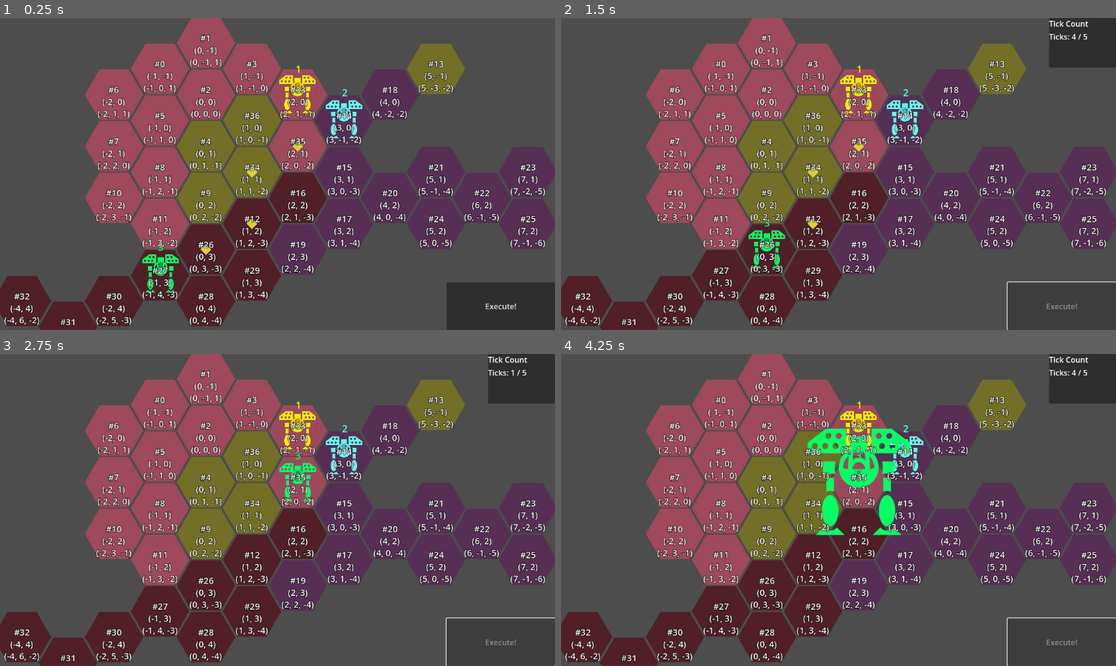
Above: before the commit, frames 1-4 (two rows, left to right).
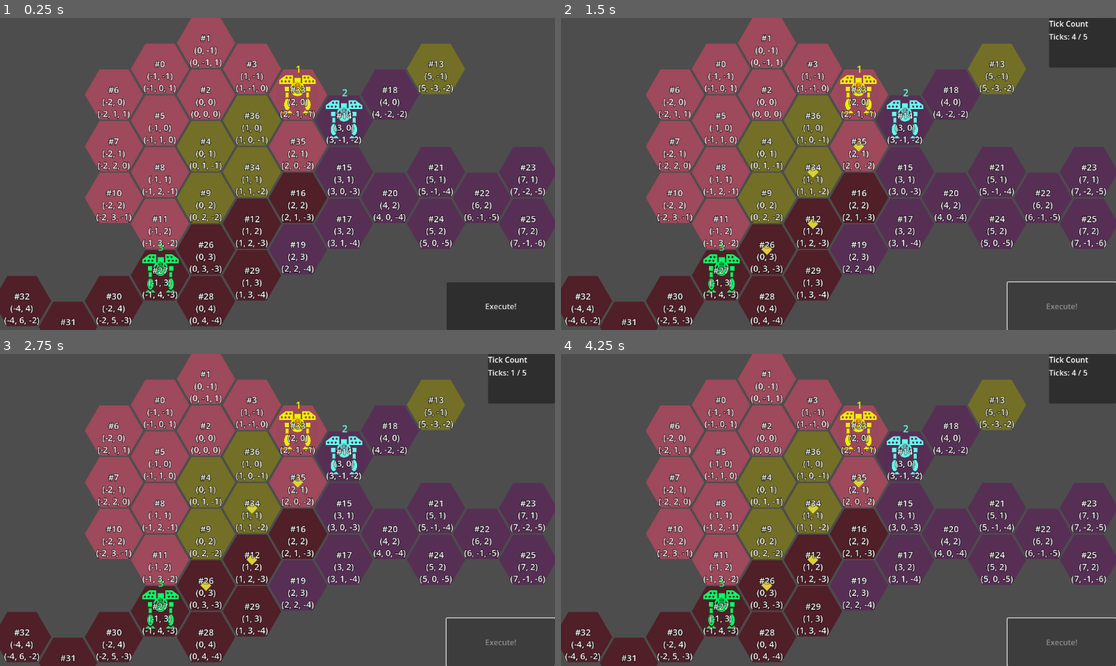
Above: after the commit, the same moments.

Repository: ArokhSlade/confetticore
Game: Godot game, scene res://game/game.tscn
Same seed, same stepped clock (60 frames per second), same inputs: the game is played once before the commit and once after it.
Inputs (mouse positions are in pixels of both pictures, inside the frame that each line leads up to):
- Up to frame 1 (0.25 s): no input
- Up to frame 2 (1.5 s): click "Execute!" at 0.5 s; move the mouse to (960, 158) at 1.27 s; press the mouse at (960, 158) at 1.28 s
- Up to frame 3 (2.75 s): tap Enter at 2 s; move the mouse to (166, 525) at 2.02 s; release the mouse at (166, 525) at 2.03 s; right-click (166, 525) at 2.1 s; click (166, 525) at 2.17 s
- Up to frame 4 (4.25 s): move the mouse to (894, 441) at 2.77 s; press the mouse at (894, 441) at 2.78 s; release the mouse at (894, 441) at 3.5 s; click "Execute!" at 3.5 s

The runs differ from the first frame. In frame 1, 0.1% of the frame differs, in the area x 36-55%, y 39-76%; in frame 2, 0.7%; in frame 3, 0.8%; in frame 4, 2.8%, in the area x 25-63%, y 23-88%.

Commit message:
prototype new order-plan-action system for mechs

Diff:
--- a/mech/mech.gd
+++ b/mech/mech.gd
@@ -11,7 +11,7 @@
 
 @onready var idle_state = $States/Idle
 @onready var moving_state = $States/Moving
-@onready var attack_state = $States/Attacking
+@onready var attacking_state = $States/Attacking
 @onready var dead_state = $States/Dead
 
 @export var pilot : Pilot
@@ -24,6 +24,8 @@
 var state : MechState
 var path : Path
 var hex_map : HexMap
+var order : Order
+var plan : Plan
 
 var combat_target : Mech
 
@@ -34,14 +36,86 @@
 	hex_map = in_hex_map
 	path_finder.setup(hex_map)
 
+func start_execution():
+	reset_action_memory()
+	update_plan()
+
+#TODO(ArokhSlade, 2025 08 18): delete these parameters
+func reset_action_memory():
+	combat_target = null
+	path = null
+
+#TODO:delete
+func stop_execution():
+	pass
+
 func execute_tick():
+	var action : Action = decide_next_action()
+	var target_state = state
+	match(action):
+		Action.IDLE:
+			target_state = idle_state
+		Action.MOVE:
+			target_state = moving_state
+		Action.ATTACK:
+			target_state = attacking_state
+	state.check_transition(target_state)
 	state.execute_tick()
 
-func is_dead():
-	assert(state == dead_state or hp > 0)
-	return hp <= 0
+func update_order(in_order:Order):
+	order = in_order
 
-func move_step():
+func update_plan():
+	if order == null:
+		order = Order.new()
+		order.type = Order.Type.NONE
+	match order.type:
+		Order.Type.ATTACK:
+			plan = make_attack_plan(order.attack_target)
+		Order.Type.MOVE:
+			plan = make_move_plan(order.move_target)
+		_:
+			plan = Plan.new()
+
+class Plan:
+	pass
+
+class AttackPlan extends Plan:
+	var target : Mech
+	var path : Path
+
+enum Action {
+	NONE,
+	MOVE,
+	ATTACK,
+	IDLE
+}
+
+func make_attack_plan(enemy : Mech):
+
+	var enemy_cube = hex_map.get_cube_coords(enemy)
+	var path = path_finder.compute_path(enemy_cube)
+	if path.back.cube_coords == enemy_cube:
+		path.pop_back()
+
+	var attack_plan = AttackPlan.new()
+
+	attack_plan.target = enemy
+	attack_plan.path = path
+
+	return attack_plan
+
+
+class MovePlan extends Plan:
+	var path : Path
+
+func make_move_plan(target_hex):
+	var path = path_finder.compute_path_to_hex(target_hex)
+	var move_plan = MovePlan.new()
+	move_plan.path = path
+	return move_plan
+
+func move():
 	if not path.is_empty():
 		var old_hex = hex_map.global_to_hex(global_position)
 		var new_hex = path.pop_front()
@@ -49,9 +123,36 @@
 		global_position = new_position
 		hex_map.move_occupant(self, old_hex, new_hex)
 
-func attack(target):
-	assert(target != null)
-	assert(distance_to(target) <= attack_range)
+func decide_next_action():
+	var action = Action.NONE
+	if plan is MovePlan:
+		path = plan.path
+		if path == null or path.is_empty():
+			action = Action.IDLE
+		#TODO(ArokhSlade, 2025 09 18): delete?
+		#elif combat_target != null and distance_to(combat_target) <= attack_range:
+			#action = Action.ATTACK
+		else:
+			var front_hex = path.front
+			if front_hex.is_occupied():
+				action = Action.IDLE
+			else:
+				action = Action.MOVE
+	elif plan is AttackPlan:
+		combat_target = plan.target
+		if combat_target == null or combat_target.is_dead():
+			action = Action.IDLE
+		elif distance_to(combat_target) > attack_range:
+			print_debug("combat target out of range")
+			action = Action.IDLE
+		else:
+			action = Action.ATTACK
+
+	return action
+
+func attack():
+	assert(combat_target != null)
+	assert(distance_to(combat_target) <= attack_range)
 	$AnimationPlayer.play("attack")
 	combat_target.modify_hp(-damage)
 
@@ -64,28 +165,7 @@
 func die():
 	state.die()
 
-func wait_step():
-	pass
-
-#TODO(ArokhSlade, 2025 09 11):
-# this looks like transition logic of the planning state
-func start_execution():
-	state.start_execution()
-
-func stop_execution():
-	pass
-
-func update_order(order:Order):
-	match order.type:
-		Order.Type.ATTACK:
-			plan_attack(order.attack_target)
-		Order.Type.MOVE:
-			plan_move(order.move_target)
-
-func plan_attack(enemy : Mech):
-	var enemy_cube = hex_map.get_cube_coords(enemy)
-	path_next_to(enemy_cube)
-	combat_target = enemy
+func idle():
 	pass
 
 func path_next_to(enemy_cube):
@@ -93,9 +173,9 @@
 	if path.back.cube_coords == enemy_cube:
 		path.pop_back()
 
-func plan_move(target_hex):
-	path = path_finder.compute_path_to_hex(target_hex)
-	combat_target = null
-
 func distance_to(target_node2d):
 	return hex_map.distance_node2d(self, target_node2d)
+
+func is_dead():
+	assert(state == dead_state or hp > 0)
+	return hp <= 0
--- a/mech/states/attacking.gd
+++ b/mech/states/attacking.gd
@@ -1,11 +1,4 @@
 extends MechState
 
 func execute_tick():
-	if mech.combat_target == null or mech.combat_target.is_dead():
-		check_transition(mech.idle_state)
-	elif mech.distance_to(mech.combat_target) > mech.attack_range:
-		print_debug("combat target out of range")
-		check_transition(mech.idle_state)
-	else:
-		mech.attack(mech.combat_target)
-		check_transition(mech.idle_state)
+	mech.attack()
--- a/mech/states/idle.gd
+++ b/mech/states/idle.gd
@@ -1,3 +1,4 @@
 extends MechState
 
-# does nothing special
+func execute_tick():
+	mech.idle()
--- a/mech/states/mech_state.gd
+++ b/mech/states/mech_state.gd
@@ -25,14 +25,5 @@
 func exit():
 	pass
 
-func start_execution():
-	if mech.combat_target != null:
-		if mech.distance_to(mech.combat_target) <= mech.attack_range:
-			check_transition(mech.attack_state)
-		else:
-			check_transition(mech.moving_state)
-	else:
-		check_transition(mech.moving_state)
-
 func die():
 	check_transition(mech.dead_state)
--- a/mech/states/moving.gd
+++ b/mech/states/moving.gd
@@ -1,13 +1,4 @@
 extends MechState
 
 func execute_tick():
-	if mech.path == null or mech.path.is_empty():
-		check_transition(mech.idle_state)
-	elif mech.combat_target != null and mech.distance_to(mech.combat_target) <= mech.attack_range:
-		check_transition(mech.attack_state)
-	else:
-		var front_hex = mech.path.front
-		if front_hex.is_occupied():
-			mech.wait_step()
-		else:
-			mech.move_step()
+	mech.move()
--- a/order/order.gd
+++ b/order/order.gd
@@ -5,7 +5,7 @@
 
 enum Type {
 	NONE,
-	STAY,
+	IDLE,
 	MOVE,
 	ATTACK
 }
